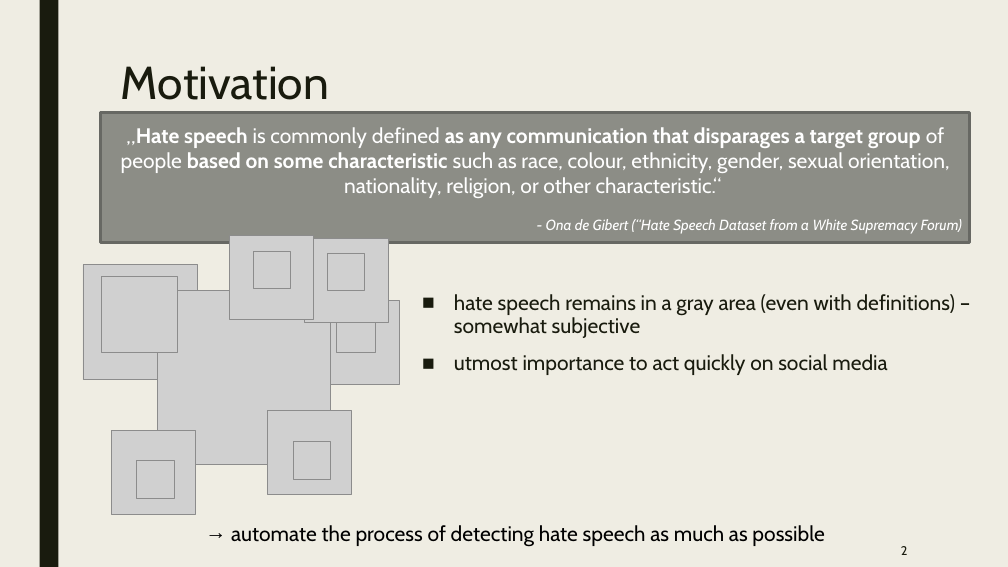
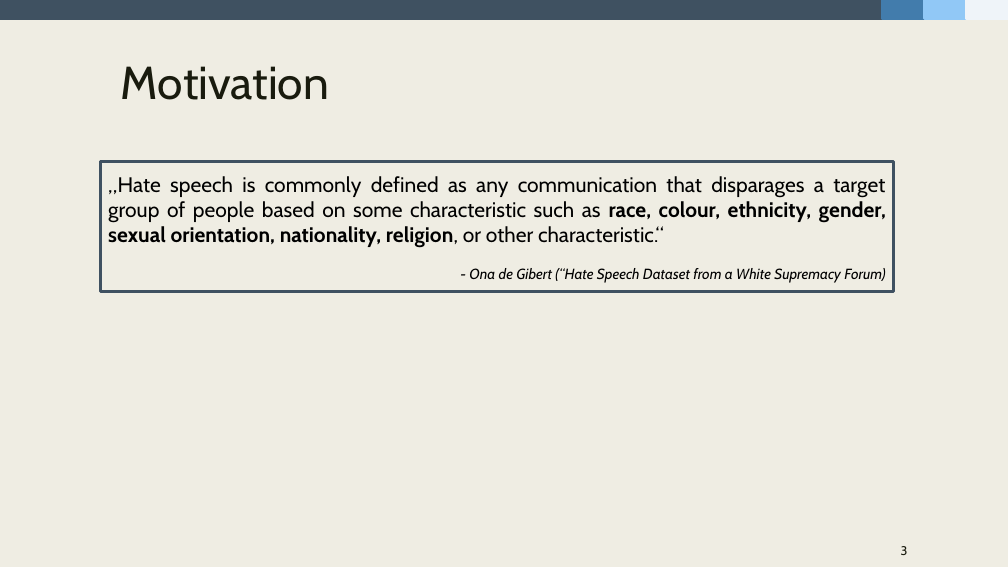
Before and after one commit to fidsusj/HateSpeechDetection, a slide deck: slide 3 of docs/presentation/presentation-slides.pptx (slide 2 before the commit). Drawn at 1008x567 pixels with LibreOffice and Linux fonts; fonts in the diff are those of the drawing; grey boxes stand for pictures. Boxes give left, top, right and bottom in pixels: in the first picture for what was removed or moved away, otherwise in the second. Text is boxed around its words. In the diff, an @@ line names an element or a change of style, - is before the commit and + after.

```diff
--- a/docs/presentation/presentation-slides.pptx
+++ b/docs/presentation/presentation-slides.pptx
@@ rectangle added at [0,0,883,19], fill #3F5161, outline #3F5161 2.75 pt @@
@@ rectangle removed at [39,0,58,567] @@
@@ rectangle added at [883,0,925,19], fill #427CAC, outline #427CAC 2.75 pt @@
@@ rectangle added at [925,0,966,19], fill #91C8F6, outline #91C8F6 2.75 pt @@
@@ rectangle added at [966,0,1008,19], fill #EFF4F9, outline #EFF4F9 2.75 pt @@
@@ rectangle "„Hate speech is commonly defined ...": place and size @@
-rectangle "„Hate speech is commonly defined ..." at [101,113,969,243]
+rectangle "„Hate speech is commonly defined ..." at [101,162,894,292]
@@ rectangle "„Hate speech is commonly defined ..." at [101,162,894,292]: text colour #FFFFFF to #000000; bold off in "„Hate speech as any communication that disparages ..."; bold on in "race, colour, ethnicity, gender, sexual orientation, nationa ..."; alignment centre to justified; fill #8C8D86 to none; outline #686863 2.75 pt to #3F5161 2.75 pt @@
@@ picture removed at [230,236,314,320] @@
@@ picture removed at [304,238,388,322] @@
@@ picture removed at [83,265,198,380] @@
@@ picture removed at [253,252,290,289] @@
@@ picture removed at [327,254,364,291] @@
@@ picture removed at [102,277,178,352] @@
@@ picture removed at [157,291,330,464] @@
@@ text removed at [454,294,956,338] @@
-■ hate speech remains in a gray area (even with definitions) – somewhat subjective
@@ picture removed at [315,301,399,385] @@
@@ picture removed at [337,315,375,353] @@
@@ text removed at [454,354,887,375] @@
-■ utmost importance to act quickly on social media
@@ picture removed at [268,411,352,495] @@
@@ picture removed at [111,430,195,514] @@
@@ picture removed at [293,442,331,479] @@
@@ picture removed at [137,461,175,498] @@
@@ text removed at [231,525,824,547] @@
-→ automate the process of detecting hate speech as much as possible
@@ page number at [901,546,908,555]: text changed @@
-2
+3
```
Also in this commit, not shown: 5 other slides changed, 7 slides added.
